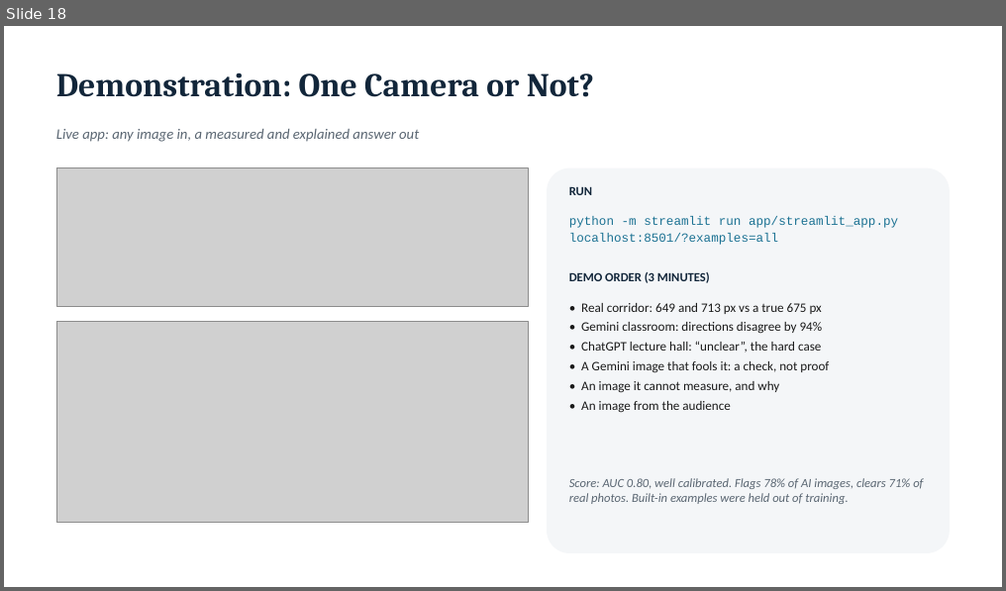
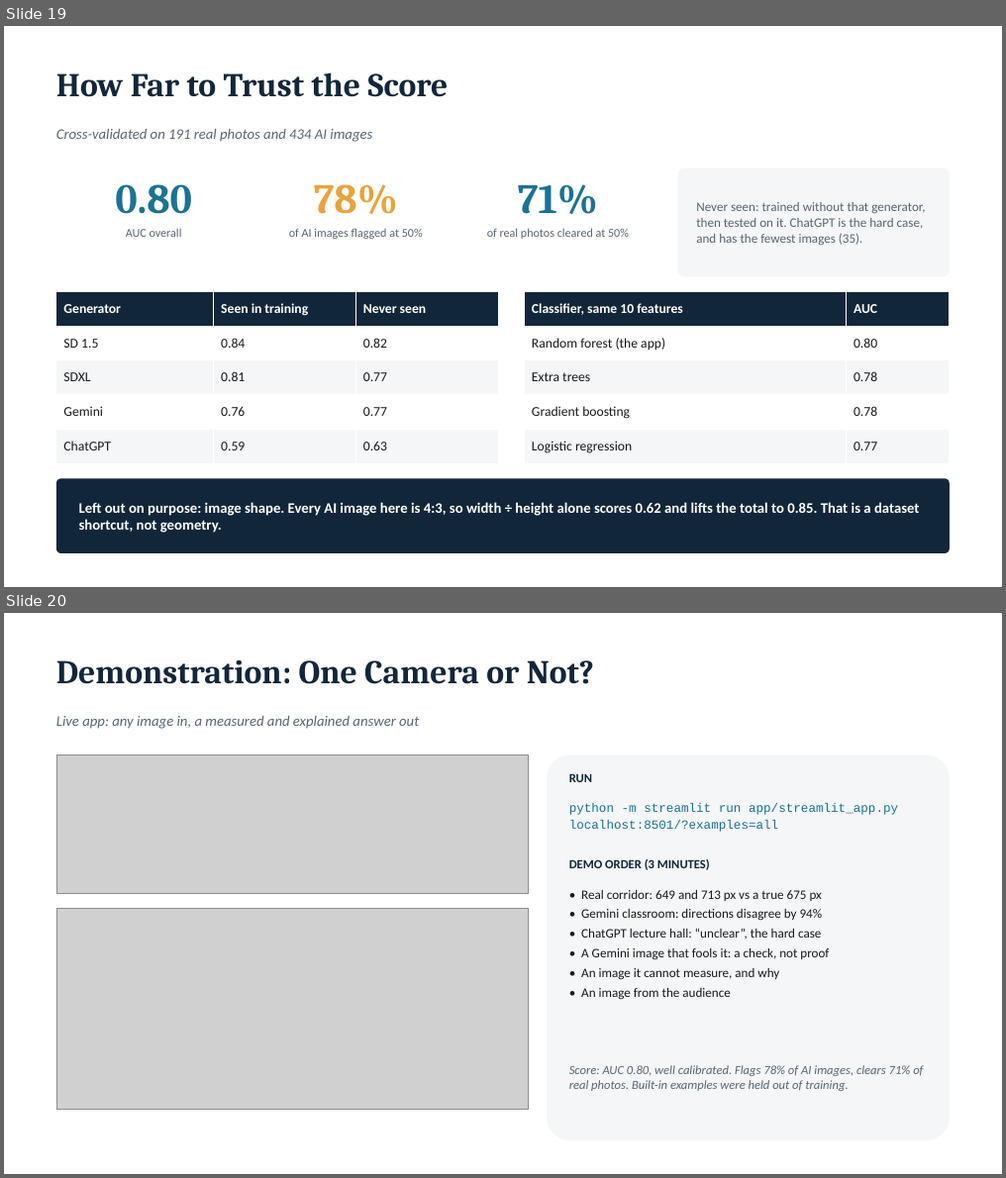
Before and after one commit to eesha5/vanishing-truth, a slide deck: docs/report/CA3_Presentation_Geometric_Consistency.pptx. Shown one above the other, each under a label of ours: slide 18 before the commit, slides 19 and 20 after it. The pictures are 1006x591 and 1006x1178 pixels, drawn with LibreOffice and Linux fonts; fonts in the diff are those of the drawing; grey boxes stand for pictures. Boxes give left, top, right and bottom in pixels: in the first picture for what was removed or moved away, otherwise in the second. Text is boxed around its words. In the diff, an @@ line names an element or a change of style, - is before the commit and + after.

Commit message:
Slides: app workflow and score-trust slides, detection per generator, GitHub link; classifier comparison script; README sample sizes corrected

```diff
--- a/docs/report/CA3_Presentation_Geometric_Consistency.pptx
+++ b/docs/report/CA3_Presentation_Geometric_Consistency.pptx
@@ slide 19 added at <box>4,26,1002,587</box>, background #FFFFFF @@
@@ text added at <box>56,73,449,97</box>, 32 pt, text #12263A, bold @@
+How Far to Trust the Score
@@ text added at <box>56,129,372,142</box>, 14 pt, text #5A6672, italic @@
+Cross-validated on 191 real photos and 434 AI images
@@ rounded rectangle added at <box>678,169,949,276</box>, fill #F4F6F8 @@
@@ text added at <box>115,184,192,214</box>, 40 pt, text #1C7293, bold @@
+0.80
@@ text added at <box>314,184,398,214</box>, 40 pt, text #E8A33D, bold @@
+78%
@@ text added at <box>518,184,598,214</box>, 40 pt, text #1C7293, bold @@
+71%
@@ text added at <box>696,202,925,245</box>, 12.5 pt, text #5A6672 @@
+Never seen: trained without that generator, then tested on it. ChatGPT is the hard case, and has the fewest images (35).
@@ text added at <box>126,228,182,237</box>, 11.5 pt, text #5A6672 @@
+AUC overall
@@ text added at <box>289,228,423,239</box>, 11.5 pt, text #5A6672 @@
+of AI images flagged at 50%
@@ text added at <box>487,228,629,239</box>, 11.5 pt, text #5A6672 @@
+of real photos cleared at 50%
@@ table added at <box>56,291,498,464</box>, 5 rows, 3 columns @@
+Generator | Seen in training | Never seen
+SD 1.5 | 0.84 | 0.82
+SDXL | 0.81 | 0.77
+Gemini | 0.76 | 0.77
+ChatGPT | 0.59 | 0.63
@@ table added at <box>525,291,949,464</box>, 5 rows, 2 columns @@
+Classifier, same 10 features | AUC
+Random forest (the app) | 0.80
+Extra trees | 0.78
+Gradient boosting | 0.78
+Logistic regression | 0.77
@@ rounded rectangle added at <box>56,478,949,554</box>, fill #12263A @@
@@ text added at <box>79,502,920,533</box>, 14 pt, text #FFFFFF, bold @@
+Left out on purpose: image shape. Every AI image here is 4:3, so width ÷ height alone scores 0.62 and lifts the total to 0.85. That is a dataset shortcut, not geometry.
@@ what was slide 18 is now slide 20 @@
```
Also in this commit, not shown: 3 slides changed, 1 other slide added, 6 other files.
